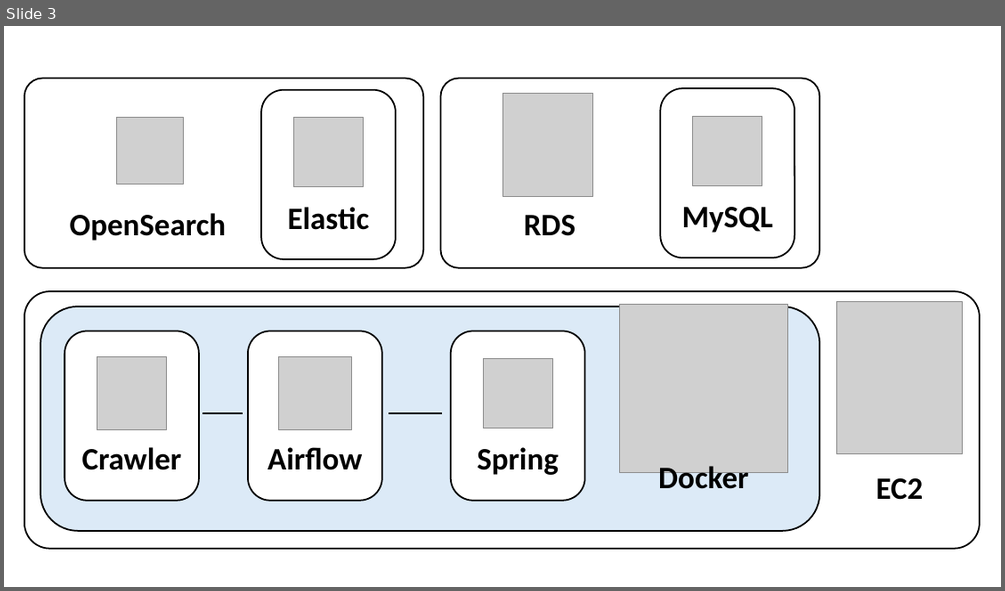
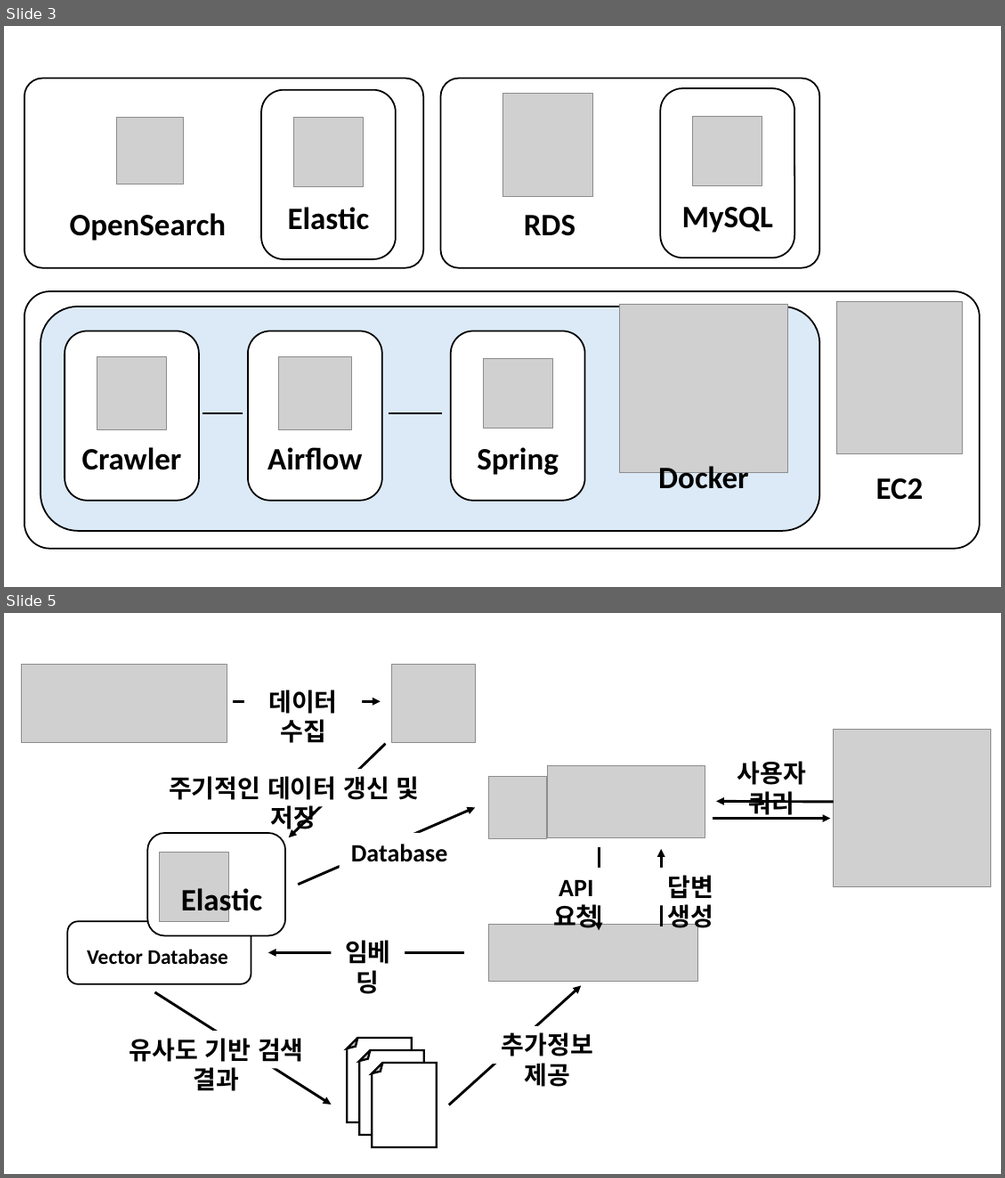
Before and after one commit to yonggaljjw/AI-Chat-Bot-Proj, a slide deck: Documents/diagrams/diagrams.pptx. Shown one above the other, each under a label of ours: slide 3 before the commit, slides 3 and 5 after it; the slides between them are not shown. The pictures are 1005x591 and 1005x1178 pixels, drawn with LibreOffice and Linux fonts; fonts in the diff are those of the drawing; grey boxes stand for pictures. Boxes give left, top, right and bottom in pixels: in the first picture for what was removed or moved away, otherwise in the second. Text is boxed around its words. In the diff, an @@ line names an element or a change of style, - is before the commit and + after.

```diff
--- a/Documents/diagrams/diagrams.pptx
+++ b/Documents/diagrams/diagrams.pptx
@@ slide 5 added at box(4, 613, 1001, 1174), background #FFFFFF @@
@@ picture added at box(21, 664, 226, 742) @@
@@ picture added at box(391, 664, 475, 742) @@
@@ text added at box(268, 690, 337, 743), 24 pt, text #000000, bold @@
+데이터 수집
@@ arrow added from (233, 701) to (380, 701), #000000 2.5 pt @@
@@ arrow added from (386, 744) to (289, 837), #000000 2.5 pt @@
@@ picture added at box(833, 730, 991, 887) @@
@@ picture added at box(548, 765, 705, 837) @@
@@ text added at box(737, 761, 806, 819), 24 pt, text #000000, bold @@
+사용자 쿼리
@@ text added at box(169, 776, 420, 834), 24 pt, text #000000, bold @@
+주기적인 데이터 갱신 및 저장
@@ picture added at box(489, 776, 547, 839) @@
@@ arrow added from (298, 884) to (475, 807), #000000 2.5 pt @@
@@ arrow added from (713, 819) to (830, 819), #000000 2.5 pt @@
@@ arrow added from (833, 802) to (717, 802), #000000 2.5 pt @@
@@ rounded rectangle added at box(147, 833, 285, 935), fill #FFFFFF, outline #000000 1.5 pt @@
@@ picture added at box(159, 852, 228, 921) @@
@@ text added at box(351, 844, 448, 862), 24 pt, text #000000, bold @@
+Database
@@ arrow added from (599, 847) to (599, 930), #000000 2.5 pt @@
@@ arrow added from (662, 926) to (662, 850), #000000 2.5 pt @@
@@ text added at box(668, 875, 714, 933), 24 pt, text #000000, bold @@
+답변 생성
@@ text added at box(181, 884, 262, 918), 30 pt, text #000000, bold @@
+Elastic
@@ text added at box(553, 880, 599, 930), 24 pt, text #000000, bold @@
+API 요청
@@ rounded rectangle added at box(67, 921, 251, 984), fill #FFFFFF, outline #000000 1.5 pt @@
@@ picture added at box(488, 925, 698, 981) @@
@@ text added at box(87, 949, 228, 964), 20 pt, text #000000, bold @@
+Vector Database
@@ arrow added from (465, 952) to (268, 952), #000000 2.5 pt @@
@@ text added at box(345, 940, 391, 994), 24 pt, text #000000, bold @@
+임베딩
@@ arrow added from (449, 1105) to (582, 985), #000000 2.5 pt @@
@@ arrow added from (155, 992) to (331, 1104), #000000 2.5 pt @@
@@ text added at box(129, 1038, 304, 1091), 24 pt, text #000000, bold @@
+유사도 기반 검색 결과
@@ folded corner added at box(348, 1038, 412, 1122), fill #FFFFFF, outline #000000 2 pt @@
@@ text added at box(502, 1032, 593, 1086), 24 pt, text #000000, bold @@
+추가정보 제공
@@ folded corner added at box(359, 1050, 423, 1135), fill #FFFFFF, outline #000000 2 pt @@
@@ folded corner added at box(372, 1062, 437, 1147), fill #FFFFFF, outline #000000 2 pt @@
```
Also in this commit, not shown: 1 other slide added, 1 other file.
